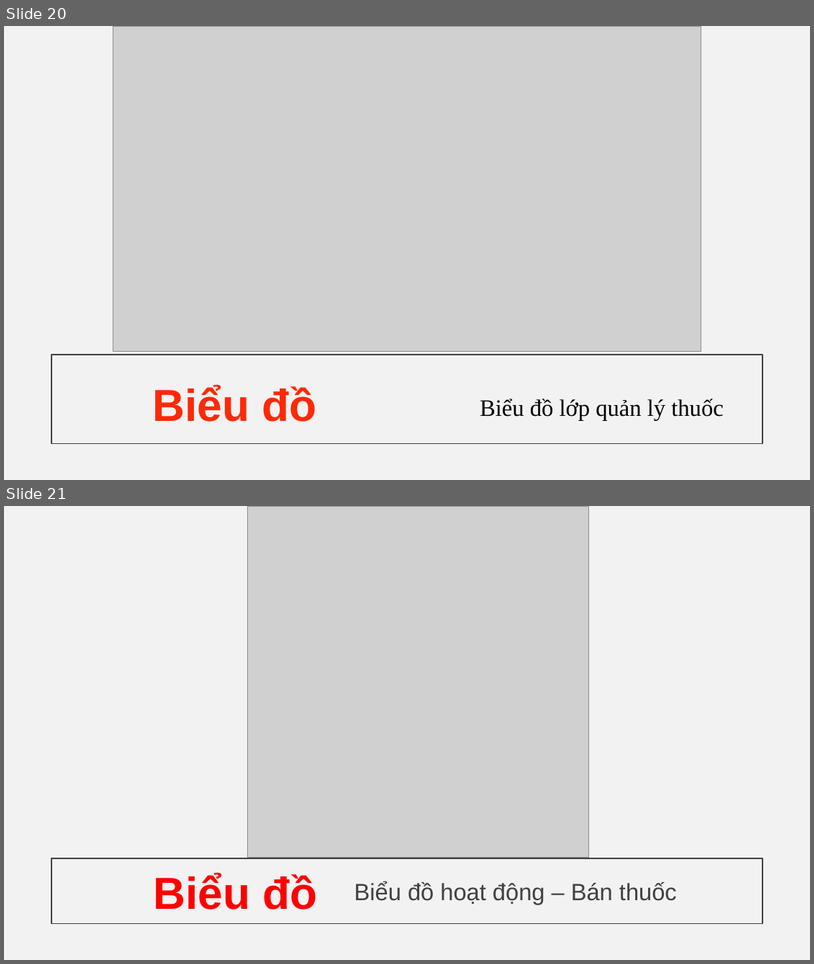
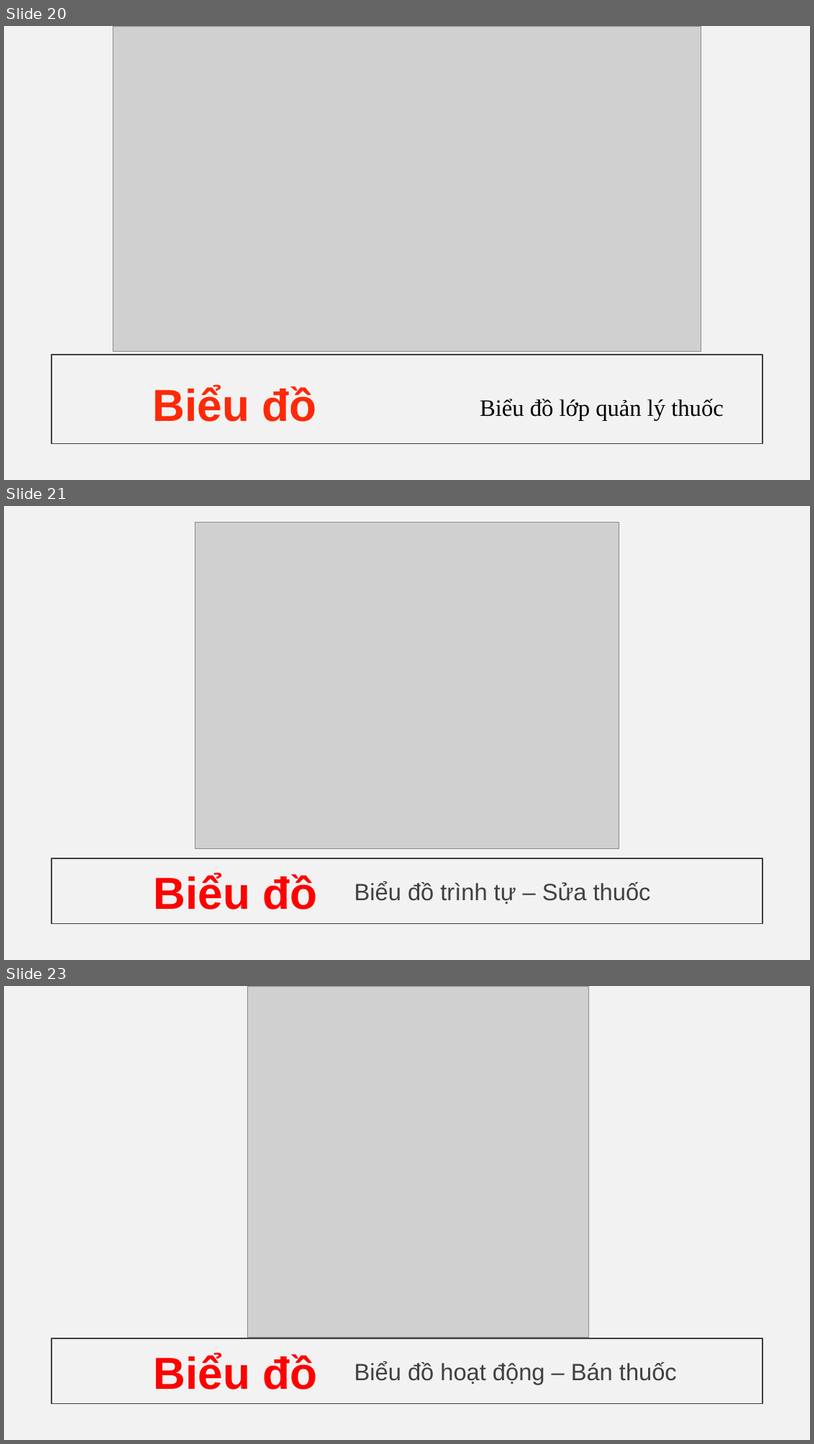
Before and after one commit to Linkadi98/Software-Requirement-Analystic, a slide deck: BTL.pptx. Shown one above the other, each under a label of ours: slides 20 and 21 before the commit, slides 20, 21 and 23 after it; the slides between them are not shown. The pictures are 814x964 and 814x1444 pixels, drawn with LibreOffice and Linux fonts; fonts in the diff are those of the drawing; grey boxes stand for pictures; background and template pictures are left out. Boxes give left, top, right and bottom in pixels: in the first picture for what was removed or moved away, otherwise in the second. Text is boxed around its words. In the diff, an @@ line names an element or a change of style, - is before the commit and + after.

```diff
--- a/BTL.pptx
+++ b/BTL.pptx
@@ slide 21 added at (4, 506, 810, 960), background #F2F2F2; not listed: 1 template element that a slide beside it also shows @@
@@ picture added at (196, 523, 619, 849) @@
@@ text added at (153, 872, 317, 909), 53.3 pt, text #FF0000, bold @@
+Biểu đồ
@@ text added at (355, 881, 651, 903), 28 pt, text #404040 @@
+Biểu đồ trình tự – Sửa thuốc
@@ what was slide 21 is now slide 23 @@
```
Also in this commit, not shown: 1 slide changed, 1 other slide added.
